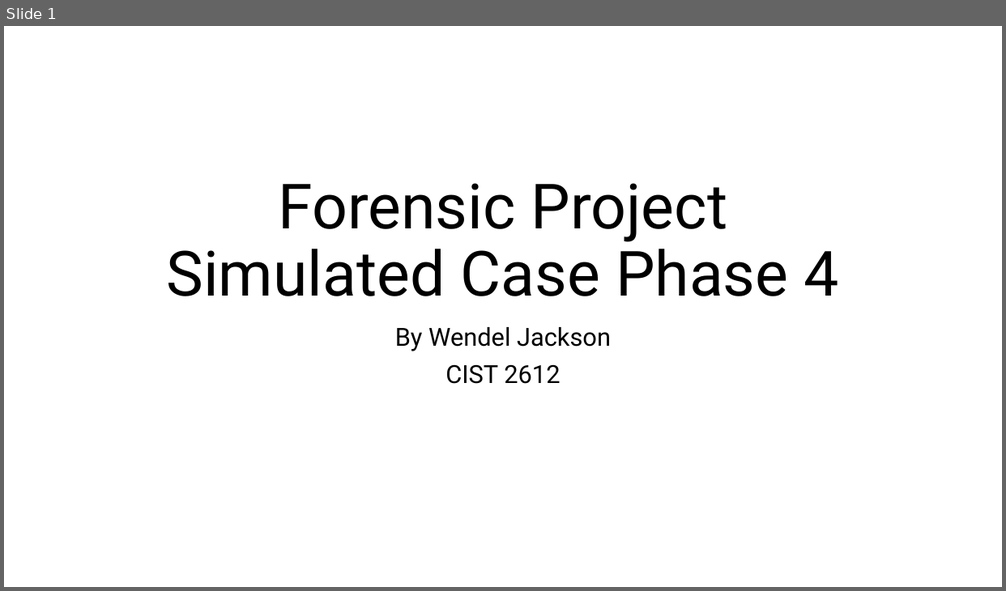
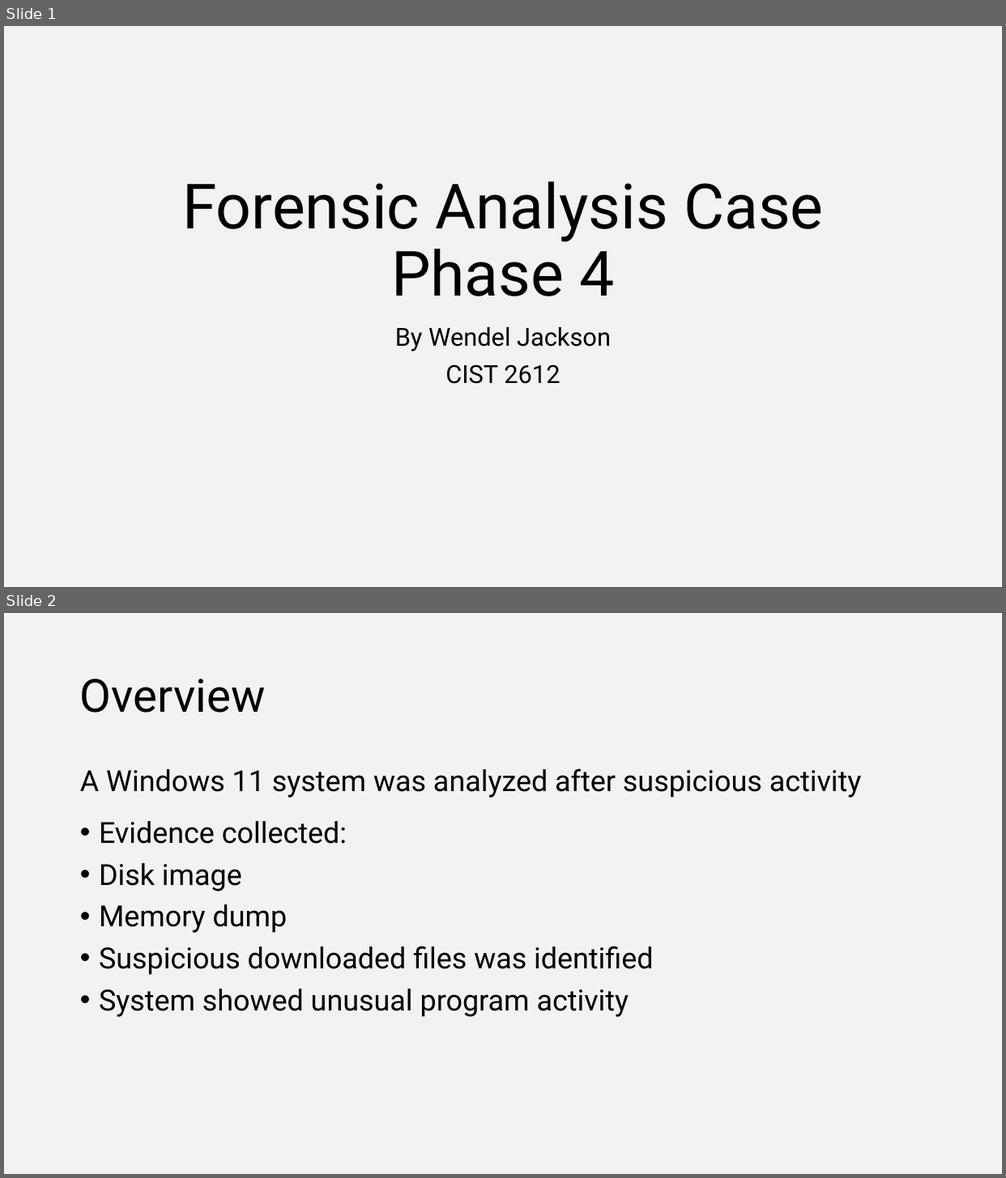
Before and after one commit to wendeldjr/Forensics_Kali_Project, a slide deck: Forensic Project Phase 4.pptx. Shown one above the other, each under a label of ours: slide 1 before the commit, slides 1 and 2 after it. The pictures are 1006x591 and 1006x1178 pixels, drawn with LibreOffice and Linux fonts; fonts in the diff are those of the drawing. Boxes give left, top, right and bottom in pixels: in the first picture for what was removed or moved away, otherwise in the second. Text is boxed around its words. In the diff, an @@ line names an element or a change of style, - is before the commit and + after.

Commit message:
Updated phase 2,3 and 4 documents and presentations.

```diff
--- a/Forensic Project Phase 4.pptx
+++ b/Forensic Project Phase 4.pptx
@@ slide 2 added at (4,613,1002,1174), background #F2F2F2 @@
@@ title added at (80,679,266,713), 44 pt, text #000000 @@
+Overview
@@ text added at (80,769,862,1017), 28 pt, text #000000 @@
+A Windows 11 system was analyzed after suspicious activity
+• Evidence collected:
+• Disk image
+• Memory dump
+• Suspicious downloaded files was identified
+• System showed unusual program activity
@@ slide 1 changed as well @@
@@ background #FFFFFF to #F2F2F2 @@
@@ title at (182,182,823,297): text changed @@
-Forensic Project Simulated Case Phase 4
+Forensic Analysis Case Phase 4
```
Also in this commit, not shown: 3 other slides changed, 9 other slides added, 3 slides removed, 6 other files.
